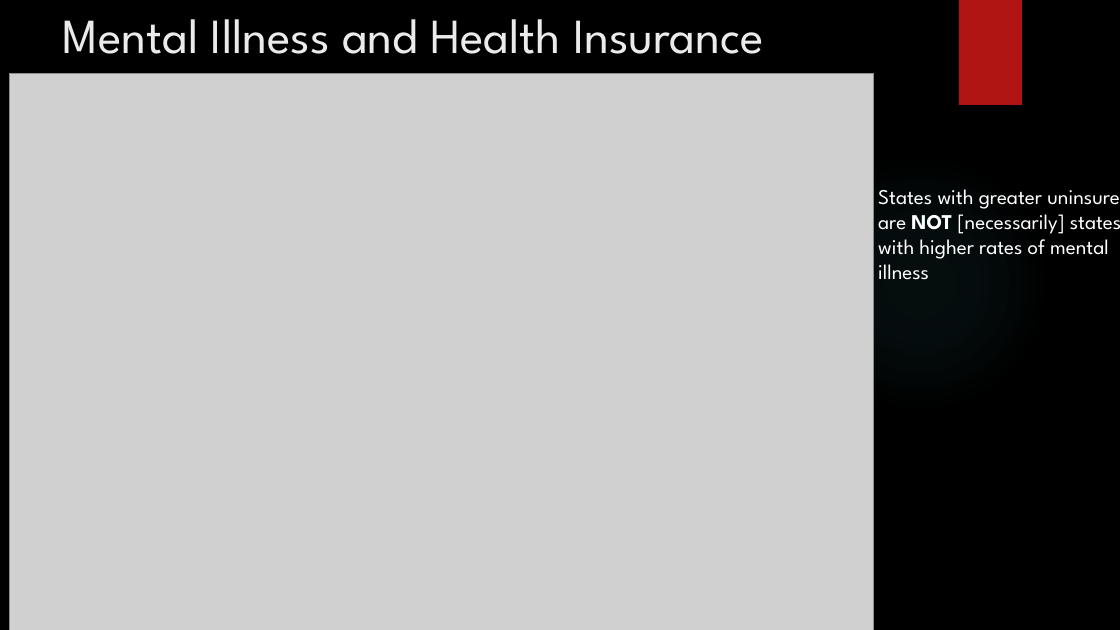
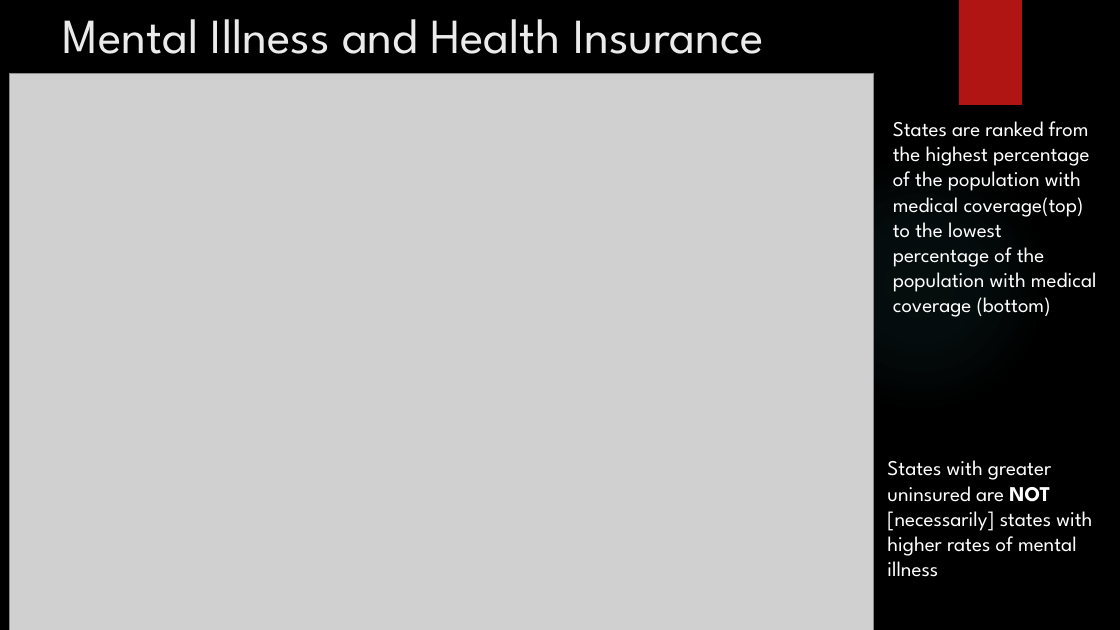
Before and after one commit to brian-e-haley/Mental_health_US, a slide deck: slide 13 of Output/MentalHealth_in_the_US.pptx (slide 12 before the commit). Drawn at 1120x630 pixels with LibreOffice and Linux fonts; fonts in the diff are those of the drawing; grey boxes stand for pictures; background and template pictures are left out. Boxes give left, top, right and bottom in pixels: in the first picture for what was removed or moved away, otherwise in the second. Text is boxed around its words. In the diff, an @@ line names an element or a change of style, - is before the commit and + after.

```diff
--- a/Output/MentalHealth_in_the_US.pptx
+++ b/Output/MentalHealth_in_the_US.pptx
@@ text added at bbox=[893, 121, 1097, 317], 18 pt, text #FFFFFF @@
+States are ranked from the highest percentage of the population with medical coverage(top) to the lowest percentage of the population with medical coverage (bottom)
@@ text "States with greater uninsured are ..." rewrapped from bbox=[878, 189, 1120, 280] to bbox=[887, 460, 1092, 577] @@
```
Also in this commit, not shown: 7 other slides changed, 2 slides added.
